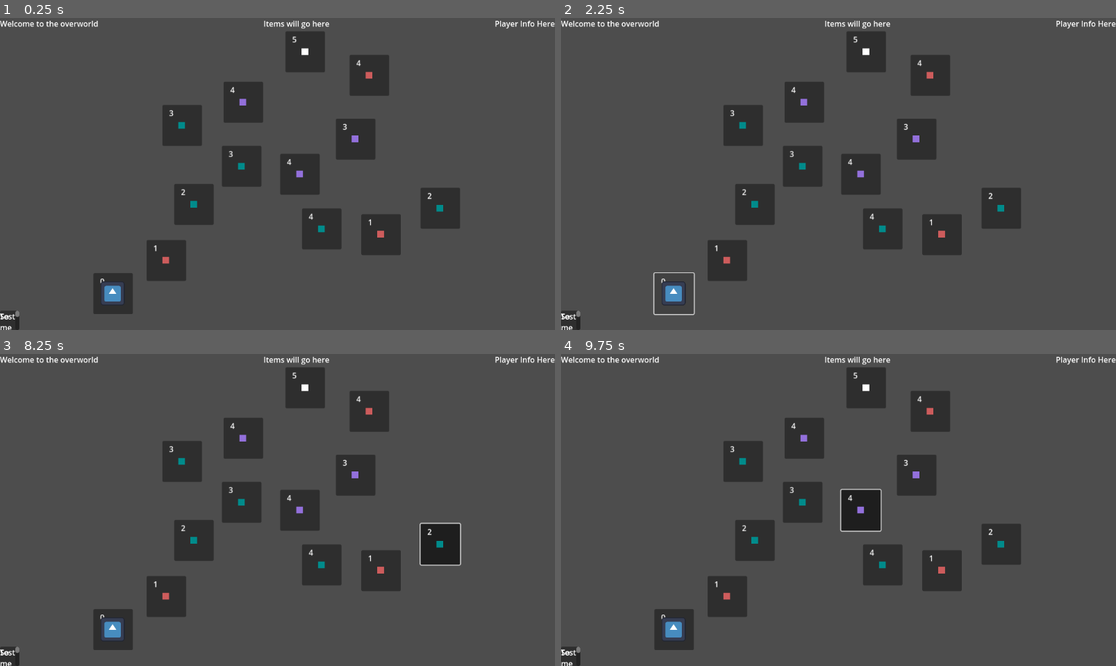
Above: before the commit, frames 1-4 (two rows, left to right).
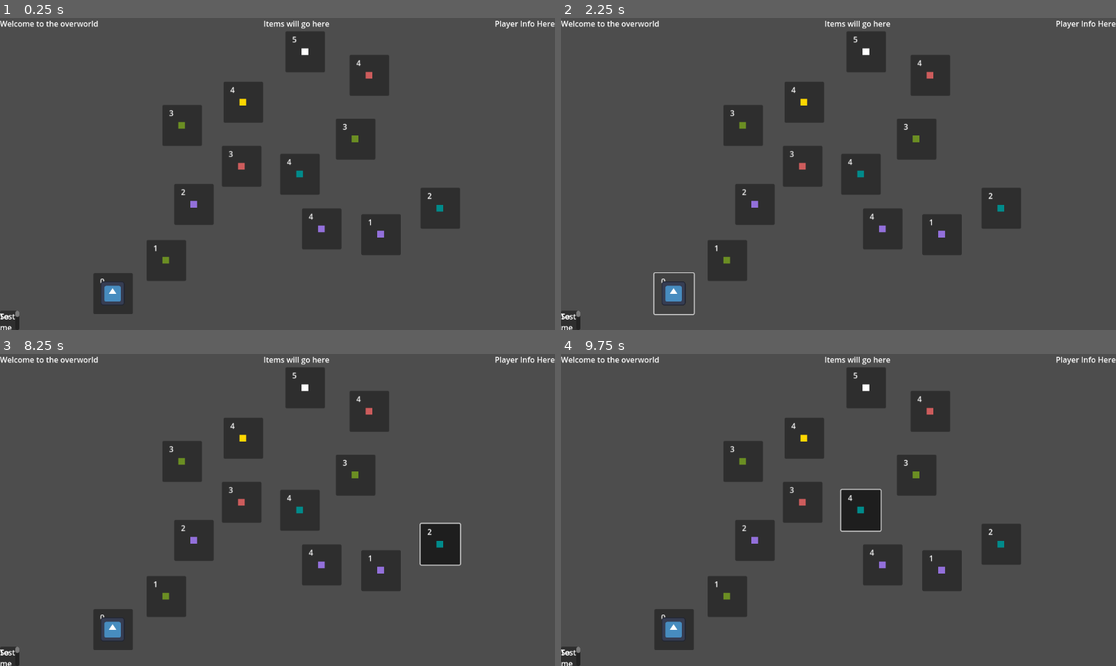
Above: after the commit, the same moments.

Repository: jwNorwood/scifi_idle
Game: Godot game, scene res://SavedGame.tscn
Same seed, same stepped clock (60 frames per second), same inputs: the game is played once before the commit and once after it. This scene is started directly instead of the project's main scene. The engine's default icon, where the game draws it, is replaced by a stand-in: a white triangle on a blue panel in a dark square.
Inputs (mouse positions are in pixels of both pictures, inside the frame that each line leads up to):
- Up to frame 1 (0.25 s): no input
- Up to frame 2 (2.25 s): click (672, 292) at 0.52 s; click (572, 320) at 1.25 s; click (672, 292) at 2.02 s
- Up to frame 3 (8.25 s): click (11, 656) at 2.75 s; click (111, 628) at 3.52 s; click (11, 656) at 4.25 s; tap Enter at 5, 5.1, 6.5, 8 s; move the mouse to (399, 494) at 5.02 s; click (399, 494) at 5.17 s; tap Space at 5.27, 5.75, 7.25 s; drag from (166, 525) to (249, 572) at 5.77 s; move the mouse to (333, 441) at 6.52 s; tap P at 6.6 s; click (333, 441) at 6.67 s; drag from (249, 572) to (111, 463) at 7.27 s; move the mouse to (444, 556) at 8.02 s; tap 1 at 8.1 s; click (444, 556) at 8.17 s
- Up to frame 4 (9.75 s): tap Space at 8.27, 8.75 s; drag from (672, 463) to (755, 432) at 8.77 s; move the mouse to (866, 510) at 9.52 s; tap 3 at 9.6 s; click (866, 510) at 9.67 s

The runs differ from the first frame. In frame 1, 0.3% of the frame differs, in the area x 29-70%, y 25-79%; in frame 2, 0.3%; in frame 3, 0.3%; in frame 4, 0.3%.

Commit message:
Regional champion

Diff:
--- a/Scenes/Component/Encounter/encoutner.gd
+++ b/Scenes/Component/Encounter/encoutner.gd
@@ -11,7 +11,7 @@
 
 # change to enum
 var nodeType
-enum encounters { WILD, TRAINER, MYSTERY, SHOP }
+enum encounters { WILD, TRAINER, MYSTERY, SHOP, REGIONAL_CHAMPION }
 
 signal encounter_selected(encounter: Encounter)
 signal encounter_hovered(id: int)
@@ -49,6 +49,11 @@
 				"color": Color.INDIAN_RED,
 				"scene": 'res://Scenes/Screens/Store/Store.tscn'
 			}
+		encounters.REGIONAL_CHAMPION:
+			return {
+				"color": Color.GOLD,
+				"scene": 'res://Scenes/Screens/Combat/Combat.tscn'
+			}
 		_:
 			return {
 				"color": Color.WHITE,
@@ -60,23 +65,23 @@
 	color.set_color(getEncounterInfo().color)
 
 func getEncounters():
-	var encounters = get_tree().get_nodes_in_group("encounter")
-	return encounters
+	var encounter_nodes = get_tree().get_nodes_in_group("encounter")
+	return encounter_nodes
 
 # move towards child nodes
 func moveToChildNodes():
 	return
 
 func getNodeById(i):
-	var encounters = getEncounters()
-	for encounter in encounters:
+	var encounter_nodes = getEncounters()
+	for encounter in encounter_nodes:
 		if (encounter.id == i):
 			return encounter
 	return null
 
-func hasChildNode(id):
+func hasChildNode(child_id):
 	for child in childNodes:
-		if child.id == id:
+		if child.id == child_id:
 			return true
 	return false
 
@@ -90,6 +95,22 @@
 
 
 func enterEncounter(parent: Node):
+	# Set the current encounter type in GlobalPlayer for combat manager
+	if GlobalPlayer:
+		match nodeType:
+			encounters.WILD:
+				GlobalPlayer.current_encounter_type = "WILD"
+			encounters.TRAINER:
+				GlobalPlayer.current_encounter_type = "TRAINER"
+			encounters.MYSTERY:
+				GlobalPlayer.current_encounter_type = "MYSTERY"
+			encounters.SHOP:
+				GlobalPlayer.current_encounter_type = "SHOP"
+			encounters.REGIONAL_CHAMPION:
+				GlobalPlayer.current_encounter_type = "REGIONAL_CHAMPION"
+			_:
+				GlobalPlayer.current_encounter_type = "WILD"
+
 	var scene = load(getEncounterInfo().scene).instantiate()
 	parent.add_child(scene)
 
--- a/Scenes/Screens/Combat/Managers/combatManager.gd
+++ b/Scenes/Screens/Combat/Managers/combatManager.gd
@@ -78,30 +78,52 @@
 		GlobalPlayer.playerTeam = [fallback_pet]
 
 func _setup_enemy_team():
-	"""Set up random enemy team"""
+	"""Set up random enemy team based on encounter type"""
 	if not enemy_combat:
 		print("Warning: No enemy combat node found!")
 		return
 
-	# Generate exactly 1 wild pet for the enemy (simplified combat)
+	# Determine team size based on encounter type
+	var team_size = 1  # Default for WILD encounters
+	var encounter_type = GlobalPlayer.current_encounter_type if GlobalPlayer else "WILD"
+
+	print("Setting up enemy team for encounter type: ", encounter_type)
+
+	match encounter_type:
+		"WILD":
+			team_size = 1
+		"TRAINER":
+			team_size = randi_range(2, 3)  # 2-3 pets for trainers
+		"MYSTERY":
+			team_size = randi_range(1, 2)  # 1-2 pets for mystery encounters
+		"REGIONAL_CHAMPION":
+			team_size = 5  # Full team of 5 pets for Regional Champions
+		_:
+			team_size = 1
+
+	# Generate enemy team
 	var enemy_team: Array[Resource] = []
-	var team_size = 1  # Always 1 pet for both wild encounters and team battles
 
 	# Clear previous defeated pets list
 	defeated_wild_pets.clear()
 
 	for i in range(team_size):
 		var random_pet = _get_random_wild_pet()
+
+		# Make Regional Champion pets stronger
+		if encounter_type == "REGIONAL_CHAMPION":
+			random_pet = _create_champion_pet(random_pet)
+
 		enemy_team.append(random_pet as Resource)
 		# Store the original pet for potential capture
 		defeated_wild_pets.append(random_pet)
 
 	enemy_combat.team = enemy_team
-	print("Enemy team generated: ", enemy_team.size(), " pets")
+	print("Enemy team generated: ", enemy_team.size(), " pets for ", encounter_type, " encounter")
 	for pet_resource in enemy_team:
 		var pet = pet_resource as Pet
 		if pet:
-			print("  - ", pet.name)
+			print("  - ", pet.name, " (Health: ", pet.health, ", Attack: ", pet.attack, ")")
 
 func _get_random_wild_pet() -> Pet:
 	"""Get a random wild pet with slight stat variation"""
@@ -128,6 +150,23 @@
 
 	return wild_pet
 
+func _create_champion_pet(base_pet: Pet) -> Pet:
+	"""Create a stronger version of a pet for Regional Champion encounters"""
+	var champion_pet = Pet.new()
+	champion_pet.name = "Champion " + base_pet.name
+	champion_pet.texture_card = base_pet.texture_card
+
+	# Make champion pets significantly stronger (150-200% of base stats)
+	var champion_factor = randf_range(1.5, 2.0)
+	champion_pet.attack = base_pet.attack * champion_factor
+	champion_pet.health = int(base_pet.health * champion_factor)
+	champion_pet.speed = base_pet.speed * champion_factor
+	champion_pet.mana_max = int(base_pet.mana_max * champion_factor)
+	champion_pet.mana_attack = base_pet.mana_attack
+	champion_pet.mana_start = champion_pet.mana_max
+
+	return champion_pet
+
 # Called every frame. 'delta' is the elapsed time since the previous frame.
 func _process(_delta):
 	pass
@@ -151,9 +190,33 @@
 
 func _handle_victory_rewards():
 	"""Handle rewards for winning combat"""
-	var gold_reward = randi_range(10, 25)  # Random gold between 10-25
-
-	# Always reward a pet after combat victory
+	var encounter_type = GlobalPlayer.current_encounter_type if GlobalPlayer else "WILD"
+
+	# Calculate rewards based on encounter type
+	var gold_reward = 10  # Base gold reward
+	var experience_multiplier = 1.0
+
+	match encounter_type:
+		"WILD":
+			gold_reward = randi_range(10, 25)
+			experience_multiplier = 1.0
+		"TRAINER":
+			gold_reward = randi_range(25, 50)
+			experience_multiplier = 1.5
+		"MYSTERY":
+			gold_reward = randi_range(15, 35)
+			experience_multiplier = 1.2
+		"REGIONAL_CHAMPION":
+			gold_reward = randi_range(100, 200)  # Much higher gold reward
+			experience_multiplier = 3.0  # Triple experience
+		_:
+			gold_reward = randi_range(10, 25)
+			experience_multiplier = 1.0
+
+	# Apply experience multiplier
+	expToReward = int(expToReward * experience_multiplier)
+
+	# Always reward pets after combat victory
 	var captured_pets: Array[Pet] = []
 
 	if not defeated_wild_pets.is_empty():
@@ -209,17 +272,45 @@
 		_start_combat()
 		return
 
+	var encounter_type = GlobalPlayer.current_encounter_type if GlobalPlayer else "WILD"
 	var enemy_name = "Wild Creature"
+
 	# Get enemy name from the enemy team
 	if enemy_combat and not enemy_combat.team.is_empty():
 		var enemy_pet = enemy_combat.team[0] as Pet
 		if enemy_pet:
 			enemy_name = enemy_pet.name
 
-	var opening_messages: Array[String] = [
-		"[center][color=yellow]A wild " + enemy_name + " appears![/color][/center]",
-		"[center][color=cyan]Prepare for battle![/color][/center]"
-	]
+	var opening_messages: Array[String] = []
+
+	# Customize dialogue based on encounter type
+	match encounter_type:
+		"WILD":
+			opening_messages = [
+				"[center][color=yellow]A wild " + enemy_name + " appears![/color][/center]",
+				"[center][color=cyan]Prepare for battle![/color][/center]"
+			]
+		"TRAINER":
+			opening_messages = [
+				"[center][color=orange]A trainer challenges you to battle![/color][/center]",
+				"[center][color=cyan]They have multiple pets ready to fight![/color][/center]"
+			]
+		"MYSTERY":
+			opening_messages = [
+				"[center][color=purple]A mysterious encounter unfolds...[/color][/center]",
+				"[center][color=cyan]Prepare for the unknown![/color][/center]"
+			]
+		"REGIONAL_CHAMPION":
+			opening_messages = [
+				"[center][color=gold]A Regional Champion blocks your path![/color][/center]",
+				"[center][color=red]They command a full team of 5 powerful Champion pets![/color][/center]",
+				"[center][color=orange]This will be your greatest challenge yet![/color][/center]"
+			]
+		_:
+			opening_messages = [
+				"[center][color=yellow]A wild " + enemy_name + " appears![/color][/center]",
+				"[center][color=cyan]Prepare for battle![/color][/center]"
+			]
 
 	# Connect to dialogue finished signal
 	if not dialogue.dialogue_finished.is_connected(_on_opening_dialogue_finished):
@@ -248,10 +339,37 @@
 		_handle_victory_rewards()
 		return
 
-	var victory_messages: Array[String] = [
-		"[center][color=green]Victory![/color][/center]",
-		"[center][color=lime]You defeated the wild creature![/color][/center]"
-	]
+	var encounter_type = GlobalPlayer.current_encounter_type if GlobalPlayer else "WILD"
+	var victory_messages: Array[String] = []
+
+	# Customize victory dialogue based on encounter type
+	match encounter_type:
+		"WILD":
+			victory_messages = [
+				"[center][color=green]Victory![/color][/center]",
+				"[center][color=lime]You defeated the wild creature![/color][/center]"
+			]
+		"TRAINER":
+			victory_messages = [
+				"[center][color=green]Victory![/color][/center]",
+				"[center][color=lime]You defeated the trainer and their team![/color][/center]"
+			]
+		"MYSTERY":
+			victory_messages = [
+				"[center][color=green]Victory![/color][/center]",
+				"[center][color=lime]You overcame the mysterious challenge![/color][/center]"
+			]
+		"REGIONAL_CHAMPION":
+			victory_messages = [
+				"[center][color=gold]LEGENDARY VICTORY![/color][/center]",
+				"[center][color=yellow]You defeated the Regional Champion![/color][/center]",
+				"[center][color=lime]You are now a true champion yourself![/color][/center]"
+			]
+		_:
+			victory_messages = [
+				"[center][color=green]Victory![/color][/center]",
+				"[center][color=lime]You defeated the wild creature![/color][/center]"
+			]
 
 	# Connect to dialogue finished signal
 	if not dialogue.dialogue_finished.is_connected(_on_victory_dialogue_finished):
--- a/Scenes/Screens/Overworld/NewOverworldManager.gd
+++ b/Scenes/Screens/Overworld/NewOverworldManager.gd
@@ -24,7 +24,7 @@
 var encounter_nodes: Dictionary = {}  # node_id -> Encounter instance
 var map_data: Dictionary = {}
 
-enum encounters { WILD, TRAINER, MYSTERY, SHOP }
+enum encounters { WILD, TRAINER, MYSTERY, SHOP, REGIONAL_CHAMPION }
 
 func _ready():
 	_setup_map_generator()
@@ -118,6 +118,8 @@
 			return encounters.MYSTERY
 		"SHOP":
 			return encounters.SHOP
+		"REGIONAL_CHAMPION":
+			return encounters.REGIONAL_CHAMPION
 		"START", "END":
 			return encounters.WILD  # Default for special nodes
 		_:
--- a/Scenes/Screens/Overworld/OverworldManagerIntegrated.gd
+++ b/Scenes/Screens/Overworld/OverworldManagerIntegrated.gd
@@ -14,7 +14,7 @@
 @export var max_nodes_per_layer: int = 4
 @export var layer_height: int = 120
 @export var horizontal_spacing: int = 150
-@export var encounter_types: Array[String] = ["WILD", "TRAINER", "MYSTERY", "SHOP"]
+@export var encounter_types: Array[String] = ["WILD", "TRAINER", "MYSTERY", "SHOP", "REGIONAL_CHAMPION"]
 
 # Scene references (using unique names from existing scene)
 @onready var map: Control = %Map
@@ -75,6 +75,8 @@
 			encounter_type = Encounter.encounters.MYSTERY
 		"SHOP":
 			encounter_type = Encounter.encounters.SHOP
+		"REGIONAL_CHAMPION":
+			encounter_type = Encounter.encounters.REGIONAL_CHAMPION
 		_:
 			encounter_type = Encounter.encounters.WILD
 
@@ -262,6 +264,8 @@
 			return "A mysterious event unfolds..."
 		Encounter.encounters.SHOP:
 			return "A traveling merchant offers their wares."
+		Encounter.encounters.REGIONAL_CHAMPION:
+			return "A Regional Champion with a powerful team of 5 pets stands ready to test your skills!"
 		_:
 			return "An unknown encounter."
 
--- a/Scenes/Screens/Overworld/OverworldMapGenerator.gd
+++ b/Scenes/Screens/Overworld/OverworldMapGenerator.gd
@@ -15,7 +15,7 @@
 var node_positions: Dictionary = {}
 var connections: Array[Dictionary] = []
 
-enum encounters { WILD, TRAINER, MYSTERY, SHOP }
+enum encounters { WILD, TRAINER, MYSTERY, SHOP, REGIONAL_CHAMPION }
 
 signal map_generated(map_data: Dictionary)
 signal node_positioned(node_id: int, position: Vector2)
@@ -106,9 +106,22 @@
 		var current_layer_nodes: Array[int] = []
 
 		for node_index in range(nodes_in_layer):
+			var encounter_type: String
+
+			# Check if this is the final layer (just before end node)
+			if layer == layers:
+				# Final layer: make at least one Regional Champion, others can be random
+				if node_index == 0:
+					encounter_type = "REGIONAL_CHAMPION"  # Guarantee at least one Regional Champion
+				else:
+					encounter_type = _get_random_encounter_type_for_final_layer()
+			else:
+				# Regular layers: no Regional Champions allowed
+				encounter_type = _get_random_encounter_type_excluding_champion()
+
 			map_data[node_id] = {
 				"id": node_id,
-				"type": _get_random_encounter_type(),
+				"type": encounter_type,
 				"layer": layer,
 				"children": []
 			}
@@ -134,6 +147,20 @@
 
 func _get_random_encounter_type() -> String:
 	"""Get a random encounter type with weighted probabilities"""
+	var rand = randf()
+	if rand < 0.4:
+		return "WILD"
+	elif rand < 0.65:
+		return "TRAINER"
+	elif rand < 0.8:
+		return "MYSTERY"
+	elif rand < 0.95:
+		return "SHOP"
+	else:
+		return "REGIONAL_CHAMPION"
+
+func _get_random_encounter_type_excluding_champion() -> String:
+	"""Get a random encounter type excluding Regional Champions (for regular layers)"""
 	var rand = randf()
 	if rand < 0.5:
 		return "WILD"
@@ -144,6 +171,20 @@
 	else:
 		return "SHOP"
 
+func _get_random_encounter_type_for_final_layer() -> String:
+	"""Get a random encounter type for final layer (can include Regional Champions)"""
+	var rand = randf()
+	if rand < 0.25:
+		return "WILD"
+	elif rand < 0.45:
+		return "TRAINER"
+	elif rand < 0.60:
+		return "MYSTERY"
+	elif rand < 0.75:
+		return "SHOP"
+	else:
+		return "REGIONAL_CHAMPION"  # Higher chance in final layer
+
 func _connect_layers(previous_nodes: Array[int], current_nodes: Array[int]):
 	"""Create connections between two layers ensuring every node is reachable"""
 	# Clear any existing connections for these nodes
--- a/Scenes/Screens/Overworld/overworld_manager.gd
+++ b/Scenes/Screens/Overworld/overworld_manager.gd
@@ -25,7 +25,7 @@
 	"id": 0,
 	}
 
-enum encounters { WILD, TRAINER, MYSTERY, SHOP }
+enum encounters { WILD, TRAINER, MYSTERY, SHOP, REGIONAL_CHAMPION }
 
 var end = {
 	"type": "end",
--- a/Scripts/global_player.gd
+++ b/Scripts/global_player.gd
@@ -8,6 +8,9 @@
 var playerModifiers = []
 var playerExp: int = 0
 var playerLevel = 1
+
+# Current encounter info for combat
+var current_encounter_type: String = "WILD"
 
 func _init_test_data():
 	# Create some test pets for demonstration
